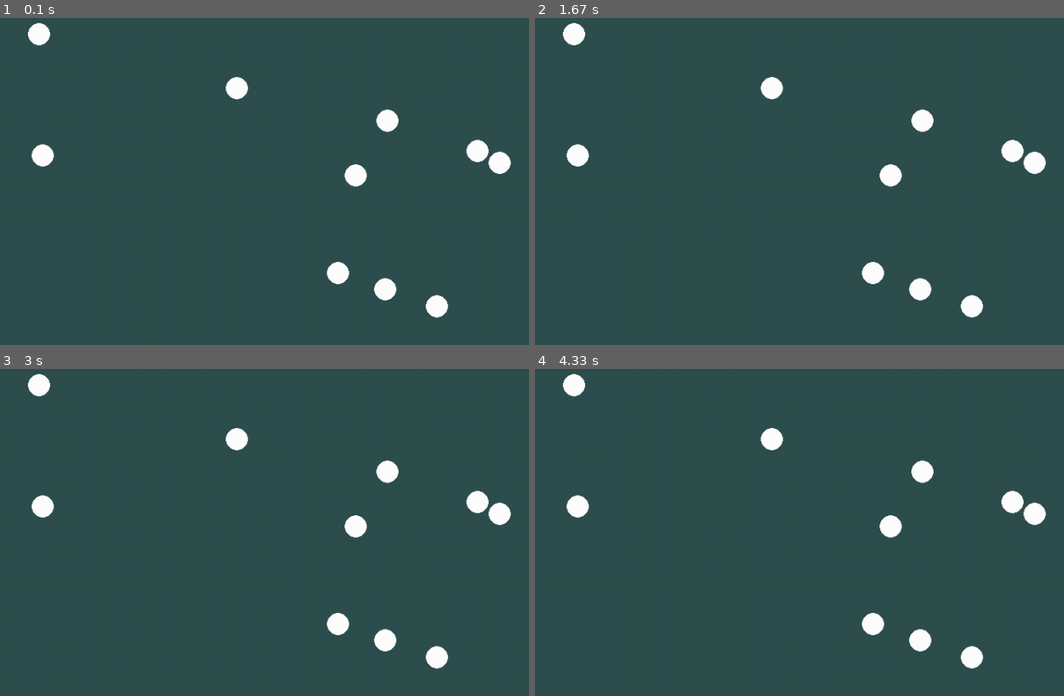
Above: before the commit, frames 1-4 (two rows, left to right).
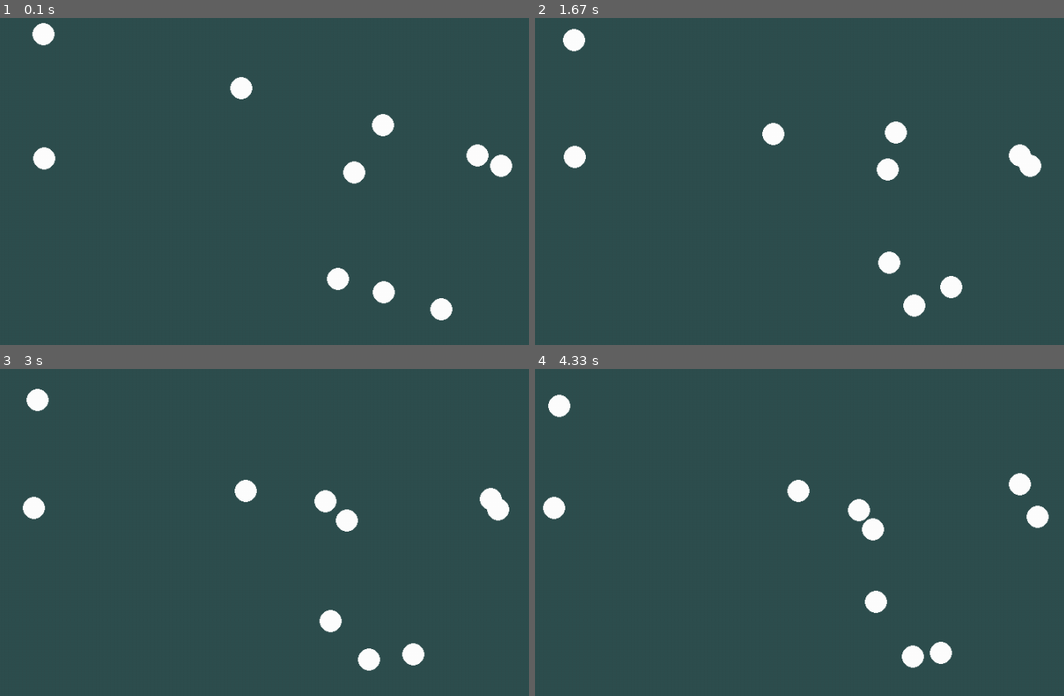
Above: after the commit, the same moments.

Repository: darceno/lifebox-simulator
Game: pygame game, started from src/main.py
Same seed, same stepped clock (60 frames per second), same inputs: the game is played once before the commit and once after it.
Inputs:
- Up to frame 1 (0.1 s): no input
- Up to frame 2 (1.67 s): no input
- Up to frame 3 (3 s): no input
- Up to frame 4 (4.33 s): no input

The runs differ from the first frame. In frame 1, 1.4% of the frame differs, in the area x 5-97%, y 1-93%; in frame 2, 3.1%; in frame 3, 3.4%; in frame 4, 4.2%, in the area x 1-98%, y 1-92%.

Commit message:
Add basic movement for Organism objects

Diff:
--- a/src/main.py
+++ b/src/main.py
@@ -3,6 +3,7 @@
 # Simulaiton settings
 WIDTH_SIZE, HEIGHT_SIZE = 1000, 500
 FPS = 60
+SPEED = 2
 
 # Pygame setup
 pygame.init()
@@ -21,6 +22,33 @@
     def draw(self):
         pygame.draw.circle(screen, self.color, (self.x, self.y), self.size)
 
+    def move_decision(self):
+        self.decision = random.randrange(8) # 0/right - 1/left - 2/down - 3/up - 4/right-down - 5/right-up - 6/left-down - 7/left-up
+
+    def move(self):
+        if self.decision == 0 and self.x < WIDTH_SIZE-self.size: #right
+            self.x += SPEED
+        elif self.decision == 1 and self.x > 20: #left
+            self.x -= SPEED
+        elif self.decision == 2 and self.y < HEIGHT_SIZE-self.size: #down
+            self.y += SPEED
+        elif self.decision == 3 and self.y > self.size: #up
+            self.y -= SPEED
+        elif self.decision == 4 and self.x < WIDTH_SIZE-self.size and self.y < HEIGHT_SIZE-self.size: #right-down
+            self.x += SPEED
+            self.y += SPEED
+        elif self.decision == 5 and self.x < WIDTH_SIZE-self.size and self.y > self.size: #right-up
+            self.x += SPEED
+            self.y -= SPEED
+        elif self.decision == 6 and self.x > self.size and self.y < HEIGHT_SIZE-self.size: #left-down
+            self.x -= SPEED
+            self.y += SPEED
+        elif self.decision == 7 and self.x > self.size and self.y > self.size: #left-up
+            self.x -= SPEED
+            self.y -= SPEED
+        else:
+            self.move_decision()
+
 # Simulation main loop
 def main():
     run = True
@@ -36,6 +64,8 @@
 
         for organism in organisms:
             organism.draw()
+            organism.move_decision()
+            organism.move()
 
         pygame.display.update()
 
